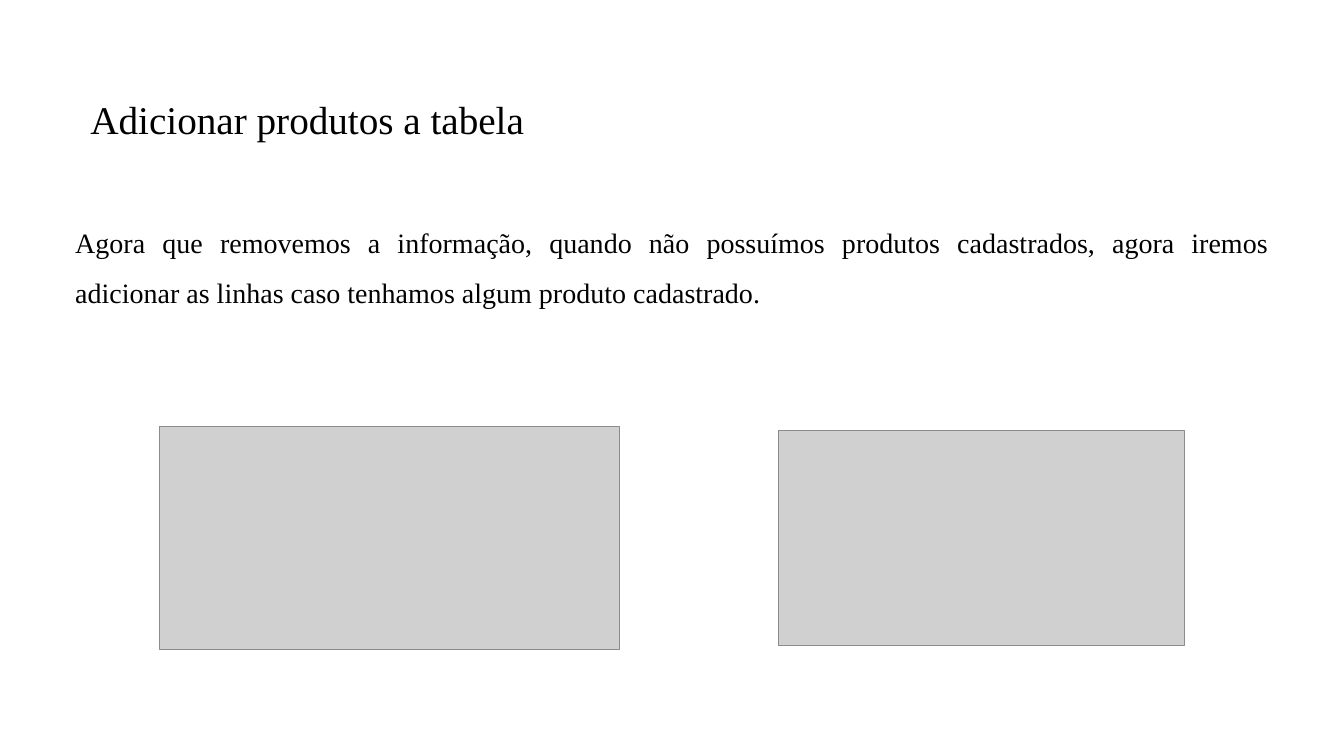
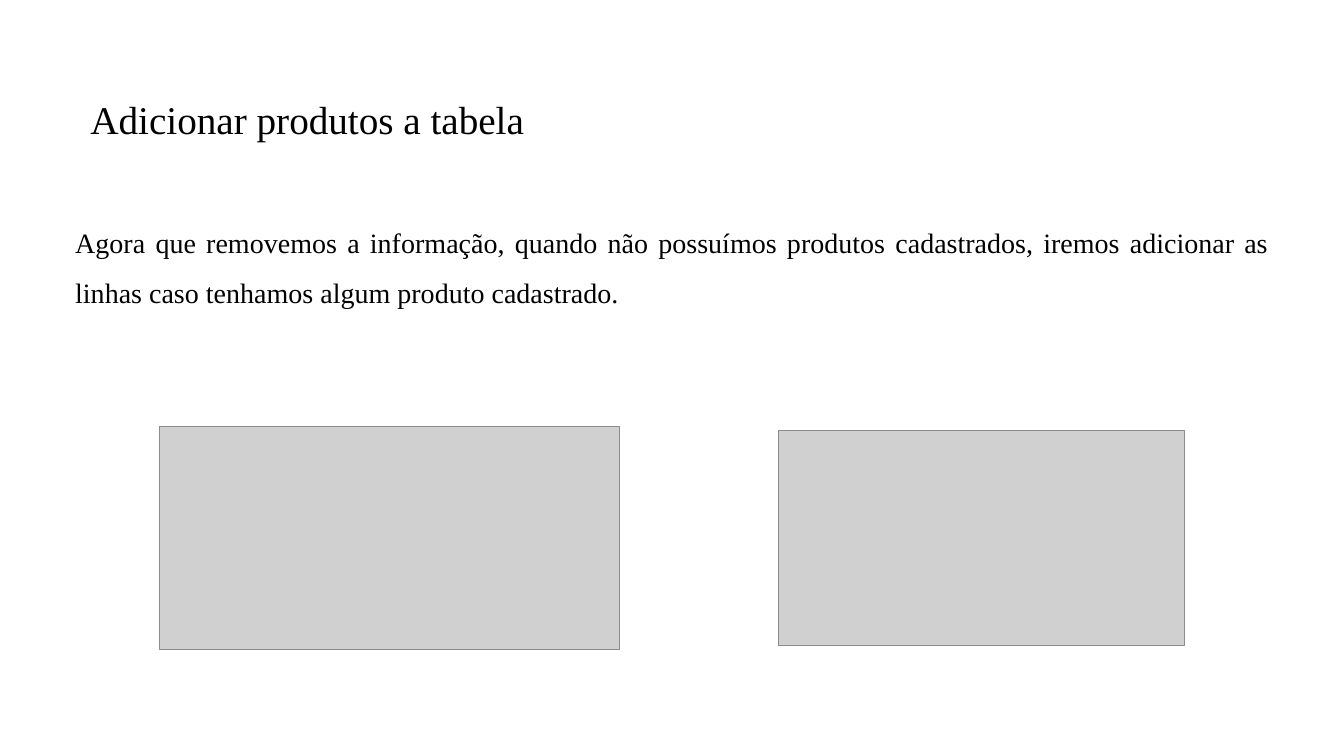
Before and after one commit to PedroMiho/UMC, a slide deck: slide 22 of SI/Programação para Internet/Módulo 2 - JavaScript/Aula03 - Implementado o CRUD/Implementando CRUD.pptx. Drawn at 1344x756 pixels with LibreOffice and Linux fonts; fonts in the diff are those of the drawing; grey boxes stand for pictures; background and template pictures are left out. Boxes give left, top, right and bottom in pixels: in the first picture for what was removed or moved away, otherwise in the second. Text is boxed around its words. In the diff, an @@ line names an element or a change of style, - is before the commit and + after.

```diff
--- a/SI/Programação para Internet/Módulo 2 - JavaScript/Aula03 - Implementado o CRUD/Implementando CRUD.pptx
+++ b/SI/Programação para Internet/Módulo 2 - JavaScript/Aula03 - Implementado o CRUD/Implementando CRUD.pptx
@@ text at box(75, 233, 1267, 309): text changed @@
-Agora que removemos a informação, quando não possuímos produtos cadastrados, agora iremos adicionar as linhas caso tenhamos algum produto cadastrado.
+Agora que removemos a informação, quando não possuímos produtos cadastrados, iremos adicionar as linhas caso tenhamos algum produto cadastrado.
```
Also in this commit, not shown: 1 other slide changed, 1 other file.
